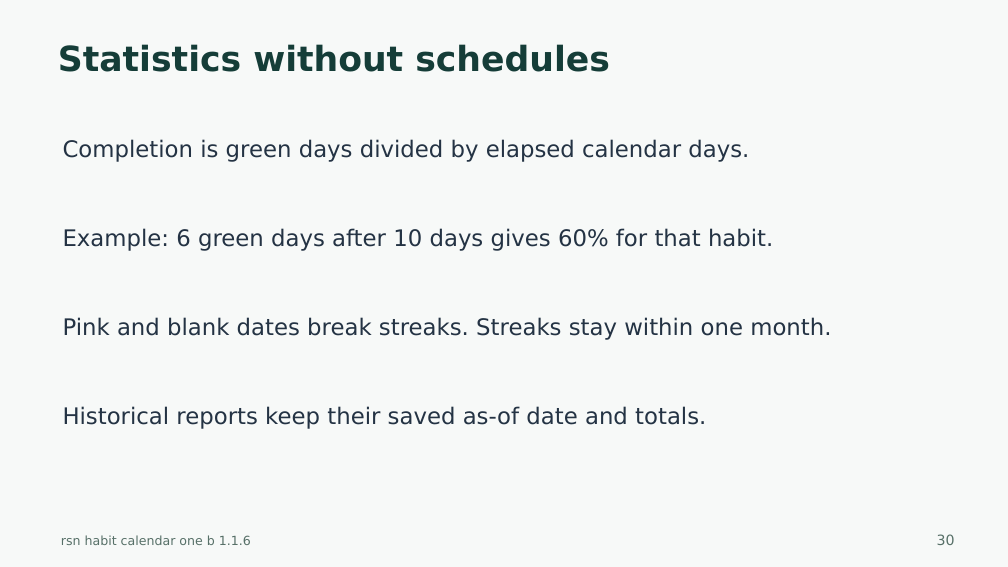
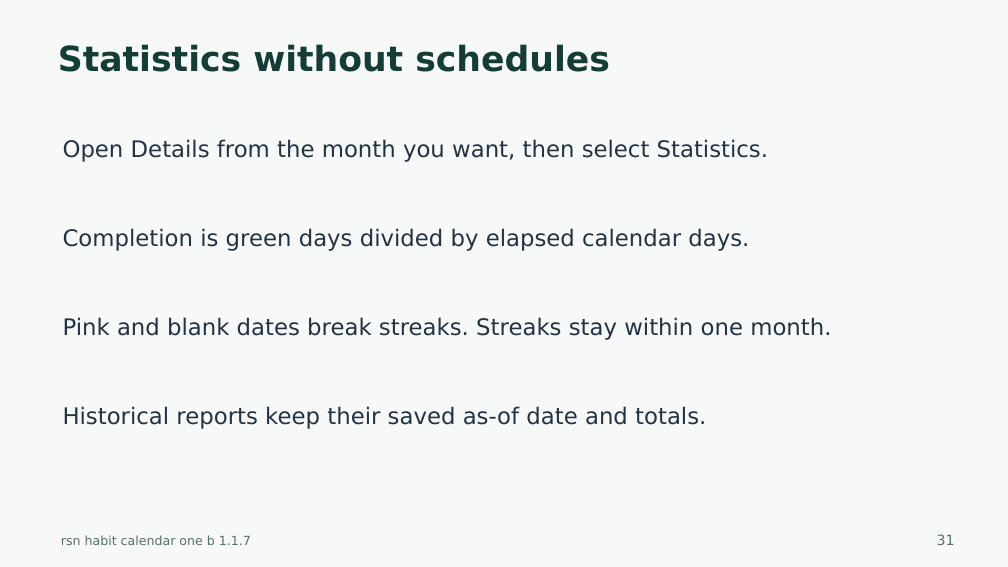
Before and after one commit to harharhari/rsn-habit-tracker-obsidian-plugin, a slide deck: slide 31 of docs/rsn-habit-calendar-one-b-tutorial.pptx (slide 30 before the commit). Drawn at 1008x567 pixels with LibreOffice and Linux fonts; fonts in the diff are those of the drawing. Boxes give left, top, right and bottom in pixels: in the first picture for what was removed or moved away, otherwise in the second. Text is boxed around its words. In the diff, an @@ line names an element or a change of style, - is before the commit and + after.

```diff
--- a/docs/rsn-habit-calendar-one-b-tutorial.pptx
+++ b/docs/rsn-habit-calendar-one-b-tutorial.pptx
@@ text at [63, 139, 768, 162]: text changed @@
-Completion is green days divided by elapsed calendar days.
+Open Details from the month you want, then select Statistics.
@@ text at [63, 228, 749, 251]: text changed @@
-Example: 6 green days after 10 days gives 60% for that habit.
+Completion is green days divided by elapsed calendar days.
@@ text at [61, 535, 251, 545]: text changed @@
-rsn habit calendar one b 1.1.6
+rsn habit calendar one b 1.1.7
@@ text at [937, 534, 955, 545]: text changed @@
-30
+31
```
Also in this commit, not shown: 43 other slides changed, 1 slide added, 34 other files.
